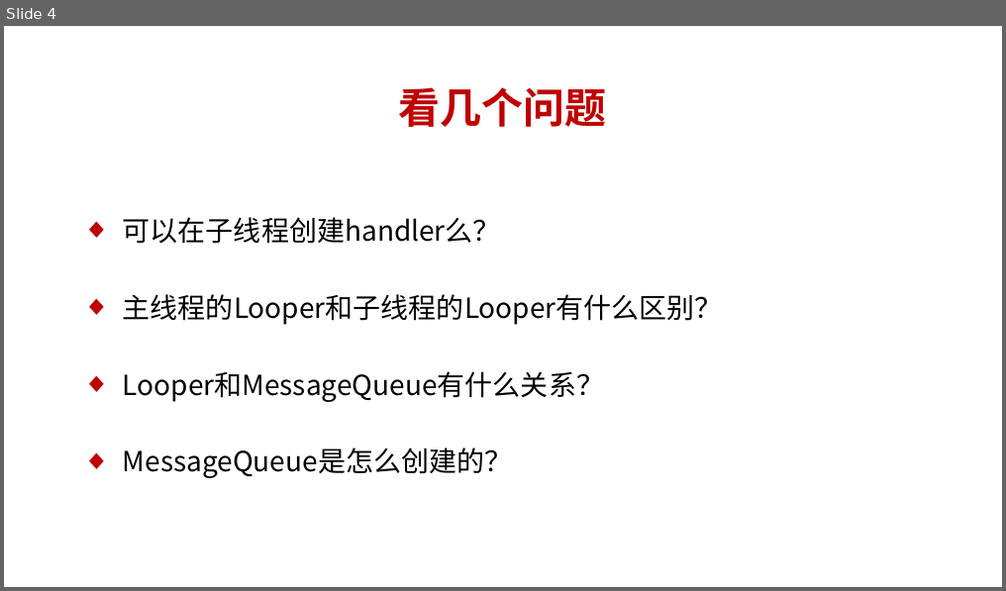
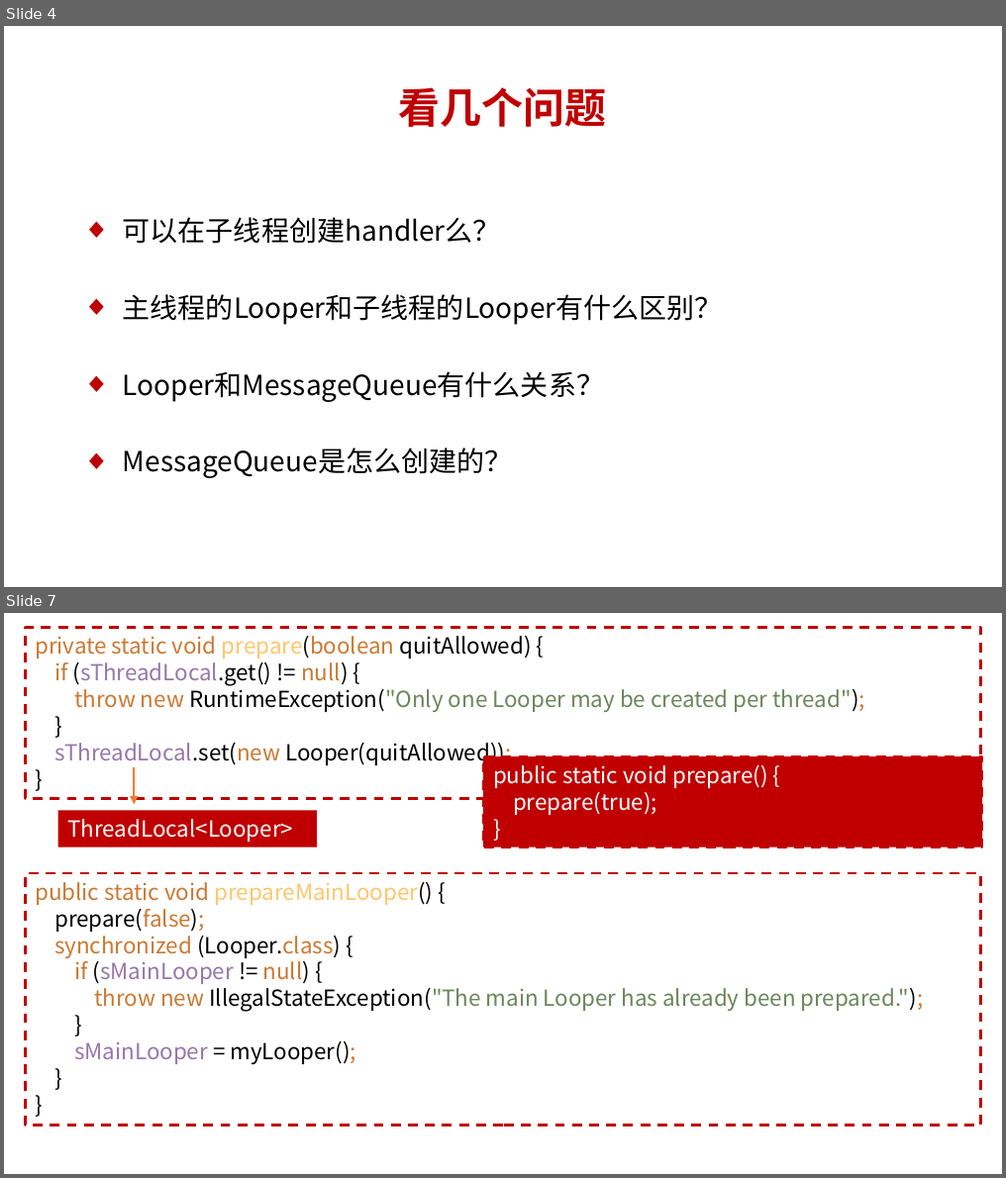
Before and after one commit to dingjikerbo/Android-Interview, a slide deck: Android Framework课程/第10章 线程通信/10.1 说说线程的消息队列是怎么创建的.pptx. Shown one above the other, each under a label of ours: slide 4 before the commit, slides 4 and 7 after it; the slides between them are not shown. The pictures are 1006x591 and 1006x1178 pixels, drawn with LibreOffice and Linux fonts; fonts in the diff are those of the drawing. Boxes give left, top, right and bottom in pixels: in the first picture for what was removed or moved away, otherwise in the second. Text is boxed around its words. In the diff, an @@ line names an element or a change of style, - is before the commit and + after.

```diff
--- a/Android Framework课程/第10章 线程通信/10.1 说说线程的消息队列是怎么创建的.pptx
+++ b/Android Framework课程/第10章 线程通信/10.1 说说线程的消息队列是怎么创建的.pptx
@@ slide 7 added at box(4, 613, 1002, 1174), background #FFFFFF @@
@@ rectangle added at box(25, 627, 981, 798), outline #C00000 1.75 pt dashed, 16 pt, text #000000 @@
+private static void prepare(boolean quitAllowed) {
+if (sThreadLocal.get() != null) {
+throw new RuntimeException("Only one Looper may be created per thread");
+}
+sThreadLocal.set(new Looper(quitAllowed));
+}
@@ rectangle added at box(483, 757, 982, 848), fill #C00000, outline #C00000 1.75 pt dashed, 16 pt, text #FFFFFF @@
+public static void prepare() {
+prepare(true);
+}
@@ arrow added from (134, 767) to (134, 805), #ED7D31 1.5 pt @@
@@ rectangle added at box(57, 811, 317, 848), fill #C00000, 16 pt, text #FFFFFF @@
+ThreadLocal<Looper>
@@ rectangle added at box(25, 873, 981, 1125), outline #C00000 1.75 pt dashed, 16 pt, text #000000 @@
+public static void prepareMainLooper() {
+prepare(false);
+synchronized (Looper.class) {
+if (sMainLooper != null) {
+throw new IllegalStateException("The main Looper has already been prepared.");
+}
+sMainLooper = myLooper();
+}
+}
```
Also in this commit, not shown: 1 slide changed, 11 other slides added, 1 slide removed, 11 other files.
